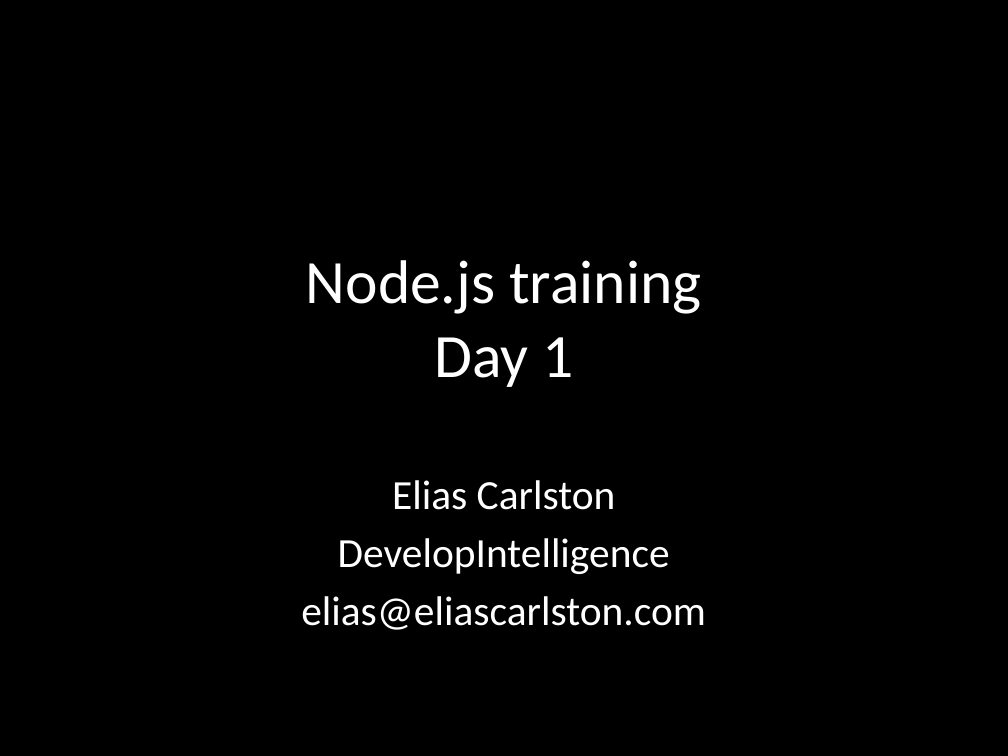
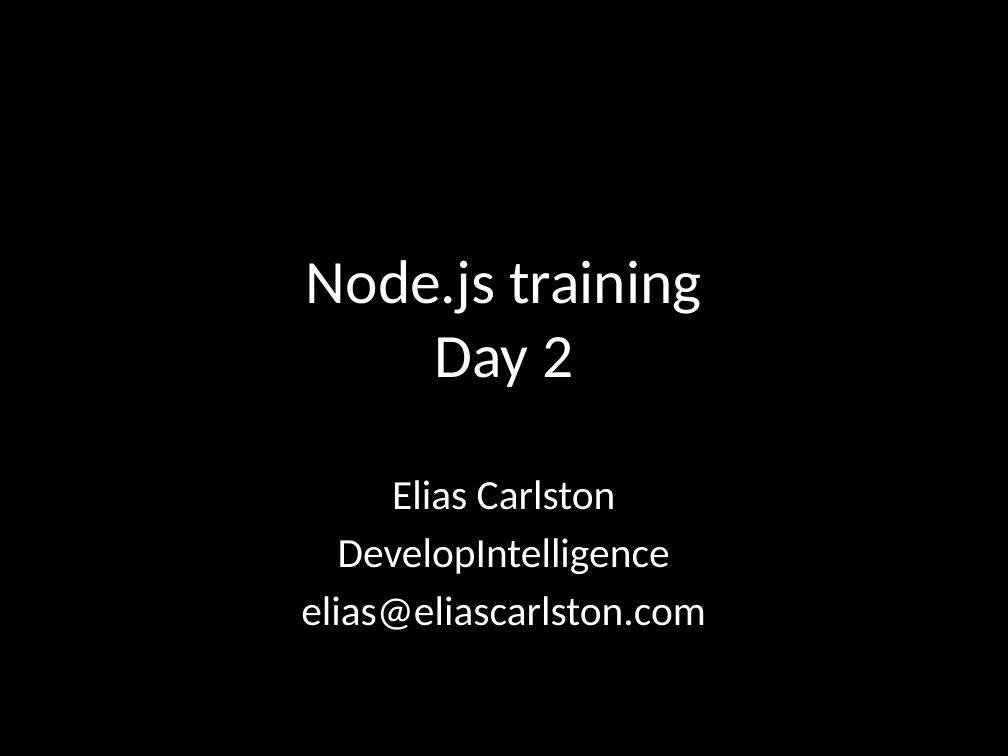
Before and after one commit to eliasjames/training-node, a slide deck: slide 1 of slides/Node Slides Day 2.pptx. Drawn at 1008x756 pixels with LibreOffice and Linux fonts; fonts in the diff are those of the drawing. Boxes give left, top, right and bottom in pixels: in the first picture for what was removed or moved away, otherwise in the second. Text is boxed around its words. In the diff, an @@ line names an element or a change of style, - is before the commit and + after.

```diff
--- a/slides/Node Slides Day 2.pptx
+++ b/slides/Node Slides Day 2.pptx
@@ title at box(306, 260, 701, 387): text changed @@
-Node.js training
-Day 1
+Node.js training
+Day 2
```
Also in this commit, not shown: 1 other slide changed, 6 slides added, 40 slides removed.
